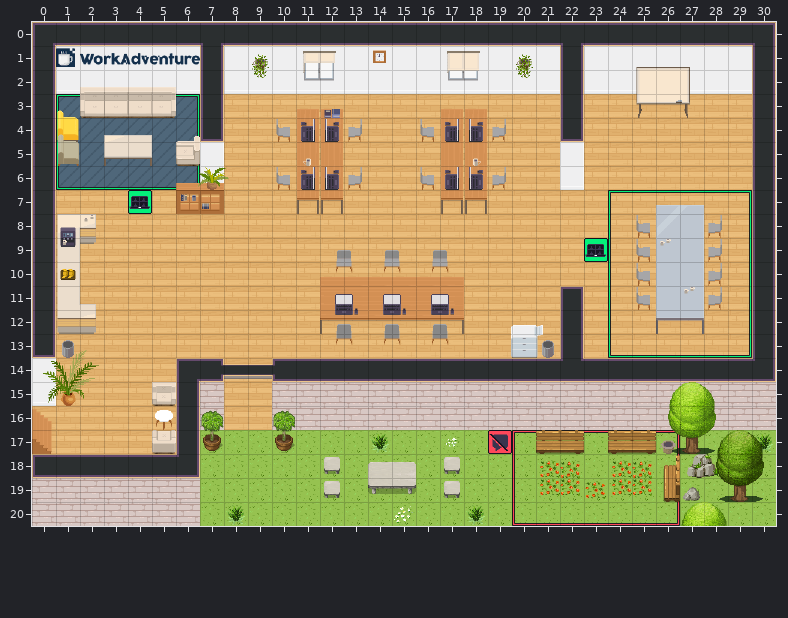
Two states of a Tiled map (JSON), office.tmj. Above is the file before it was changed.
Cells are 32x32 px. Shown: x 0..30, y 0..20.
Once edited:
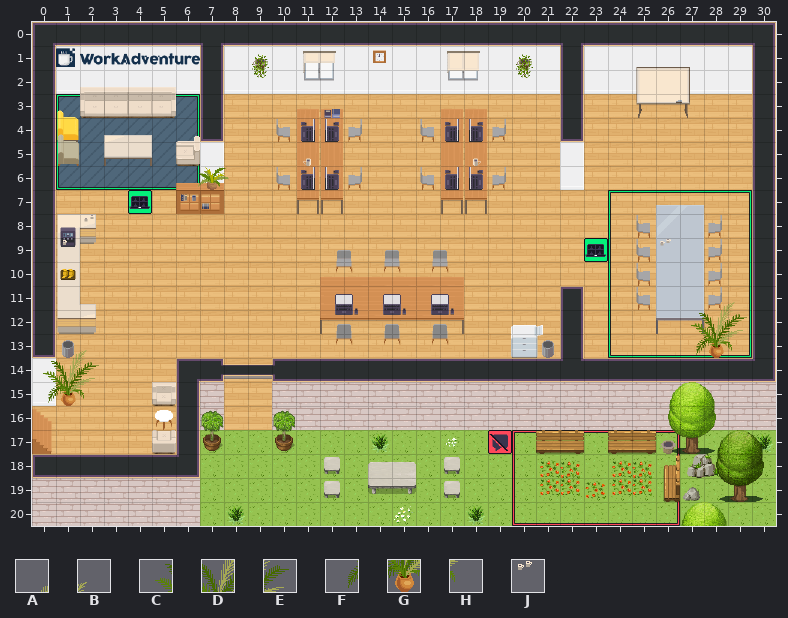
Key: from "WA_Decoration": A 61, B 62, C 72, D 73, E 74, F 84, G 85, H 86; from "WA_Miscellaneous": J 58.
_ is an empty cell, . an unchanged one.
The exact change:
--- layer "furniture/furniture3"
@@ x 27..29 @@
-11 J__
-12 ___
-13 ___
+11 _AB
+12 CDE
+13 FGH
Changed places in both pictures, as pixel boxes (x1, y1, x2, y2):
changed: (684, 287, 747, 358)
